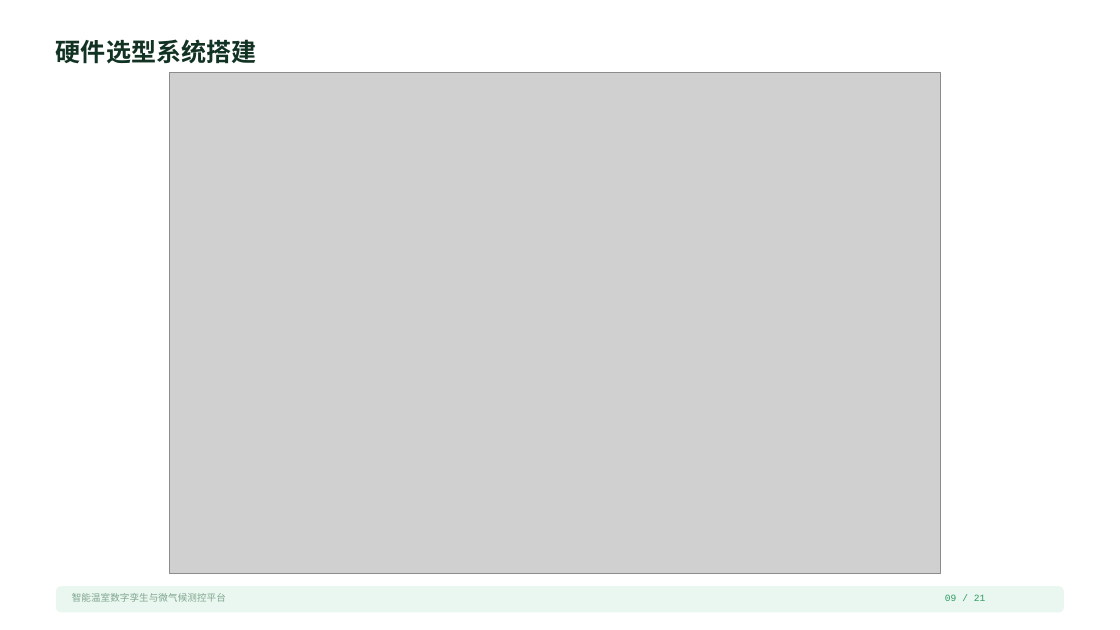
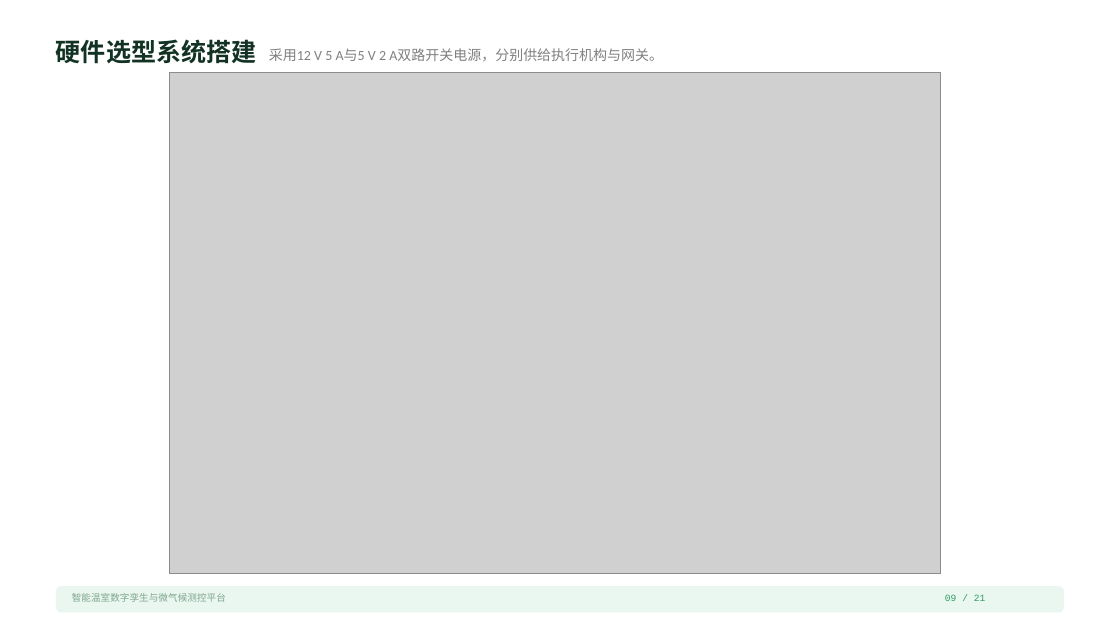
Before and after one commit to ysx3752-design/-java-vue3-, a slide deck: slide 9 of 智能温室数字孪生与微气候测控平台.pptx. Drawn at 1120x630 pixels with LibreOffice and Linux fonts; fonts in the diff are those of the drawing; grey boxes stand for pictures; background and template pictures are left out. Boxes give left, top, right and bottom in pixels: in the first picture for what was removed or moved away, otherwise in the second. Text is boxed around its words. In the diff, an @@ line names an element or a change of style, - is before the commit and + after.

```diff
--- a/智能温室数字孪生与微气候测控平台.pptx
+++ b/智能温室数字孪生与微气候测控平台.pptx
@@ text added at box(269, 48, 663, 61), 12 pt, text #808080 @@
+采用12 V 5 A与5 V 2 A双路开关电源，分别供给执行机构与网关。
```
Also in this commit, not shown: 5 other slides changed, 1 slide removed, 13 other files.
